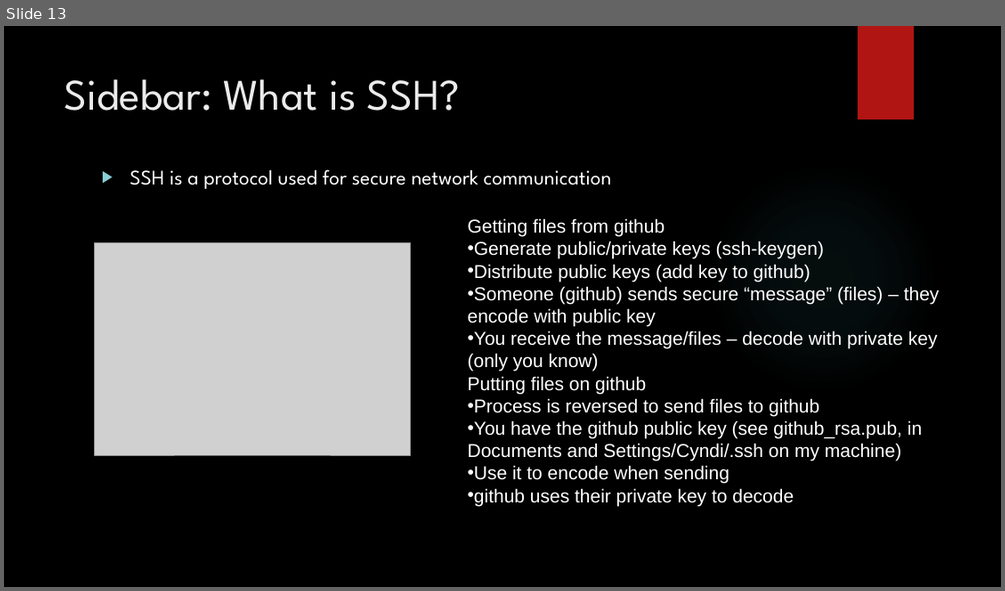
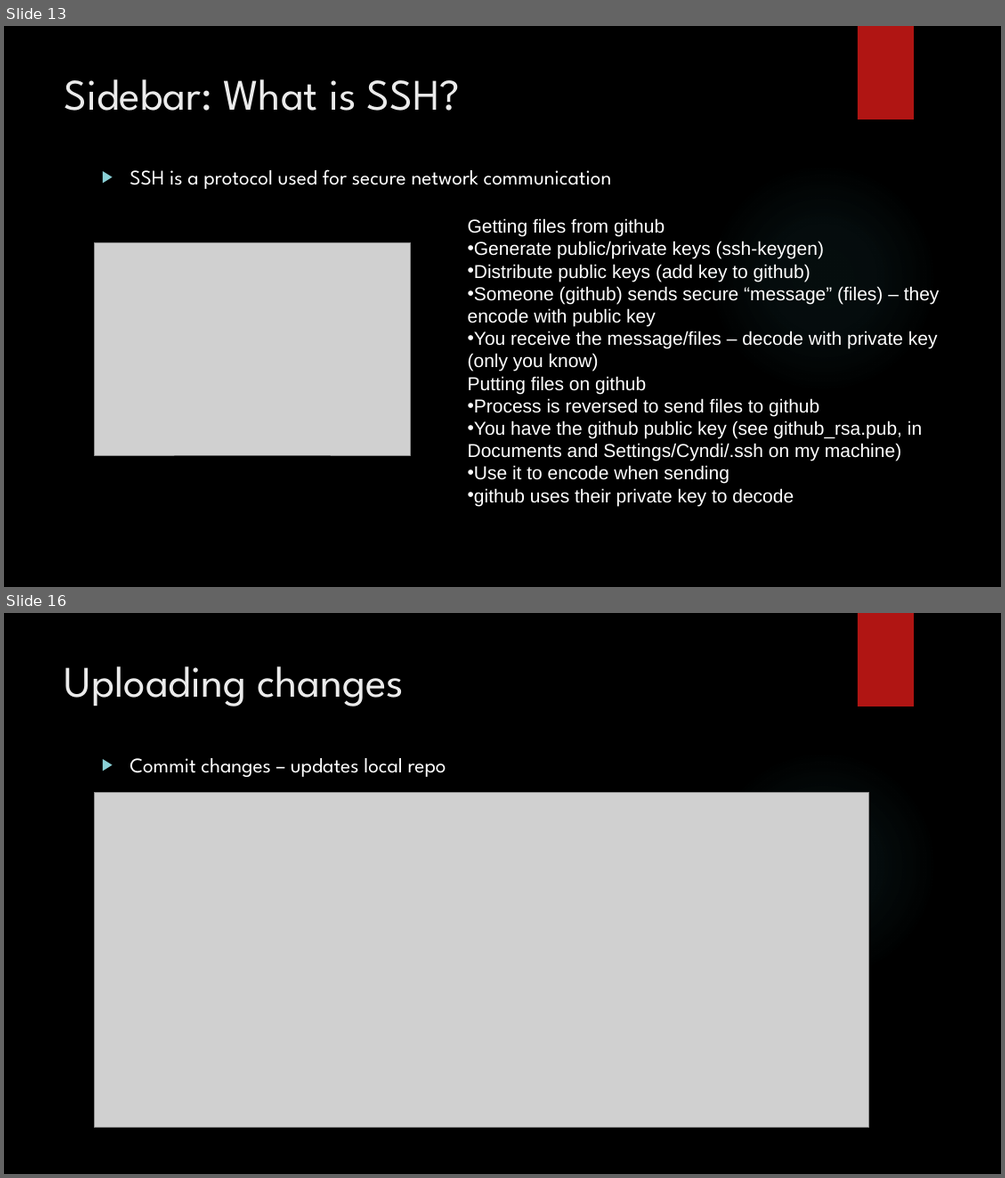
Before and after one commit to jrGabrillo/HelloWorld, a slide deck: github.pptx. Shown one above the other, each under a label of ours: slide 13 before the commit, slides 13 and 16 after it; the slides between them are not shown. The pictures are 1005x591 and 1005x1178 pixels, drawn with LibreOffice and Linux fonts; fonts in the diff are those of the drawing; grey boxes stand for pictures; background and template pictures are left out. Boxes give left, top, right and bottom in pixels: in the first picture for what was removed or moved away, otherwise in the second. Text is boxed around its words. In the diff, an @@ line names an element or a change of style, - is before the commit and + after.

```diff
--- a/github.pptx
+++ b/github.pptx
@@ slide 16 added at box(4, 613, 1001, 1174), background picture (left out); not listed: 2 template elements that a slide beside it also shows @@
@@ title added at box(65, 666, 404, 706), 42 pt, text #EBEBEB @@
+Uploading changes
@@ text added at box(129, 758, 446, 777), 20 pt, text #FFFFFF @@
+▶ Commit changes – updates local repo
@@ picture added at box(95, 793, 869, 1127) @@
```
Also in this commit, not shown: 2 slides changed, 3 other slides added, 1 other file.
